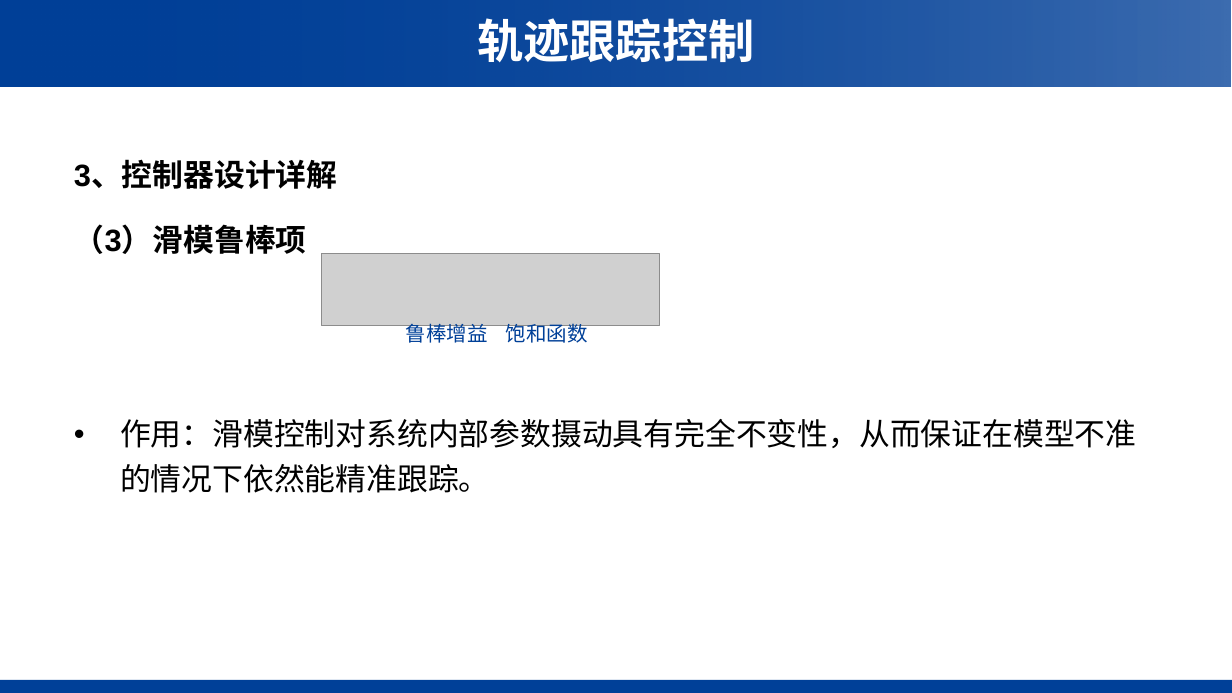
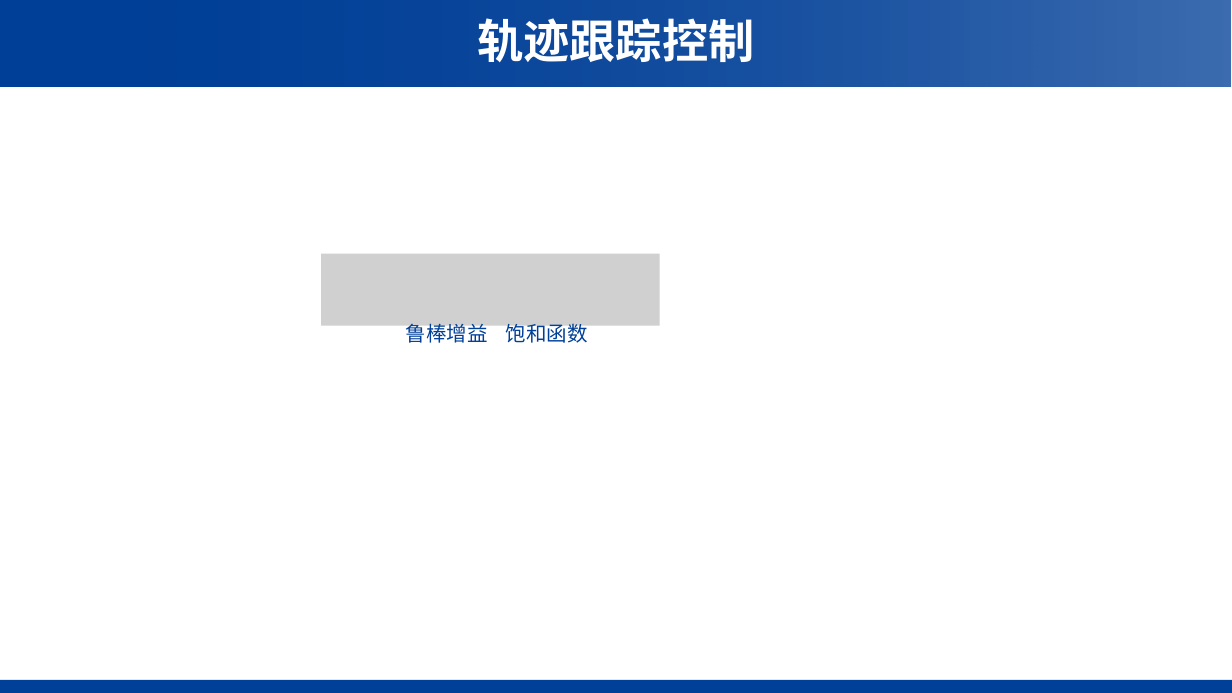
Before and after one commit to kuixuanji/NumericalAnalysis, a slide deck: slide 7 of 参数不准动力学建模.pptx (slide 6 before the commit). Drawn at 1232x693 pixels with LibreOffice and Linux fonts; fonts in the diff are those of the drawing; grey boxes stand for pictures; background and template pictures are left out. Boxes give left, top, right and bottom in pixels: in the first picture for what was removed or moved away, otherwise in the second. Text is boxed around its words. In the diff, an @@ line names an element or a change of style, - is before the commit and + after.

Commit message:
参数不准代码与ppt更新

```diff
--- a/参数不准动力学建模.pptx
+++ b/参数不准动力学建模.pptx
@@ text removed at <box>74,162,1136,493</box> @@
-3、控制器设计详解
-（3）滑模鲁棒项
-• 作用：滑模控制对系统内部参数摄动具有完全不变性，从而保证在模型不准的情况下依然能精准跟踪。
```
Also in this commit, not shown: 2 other slides changed, 7 slides added, 2 other files.
